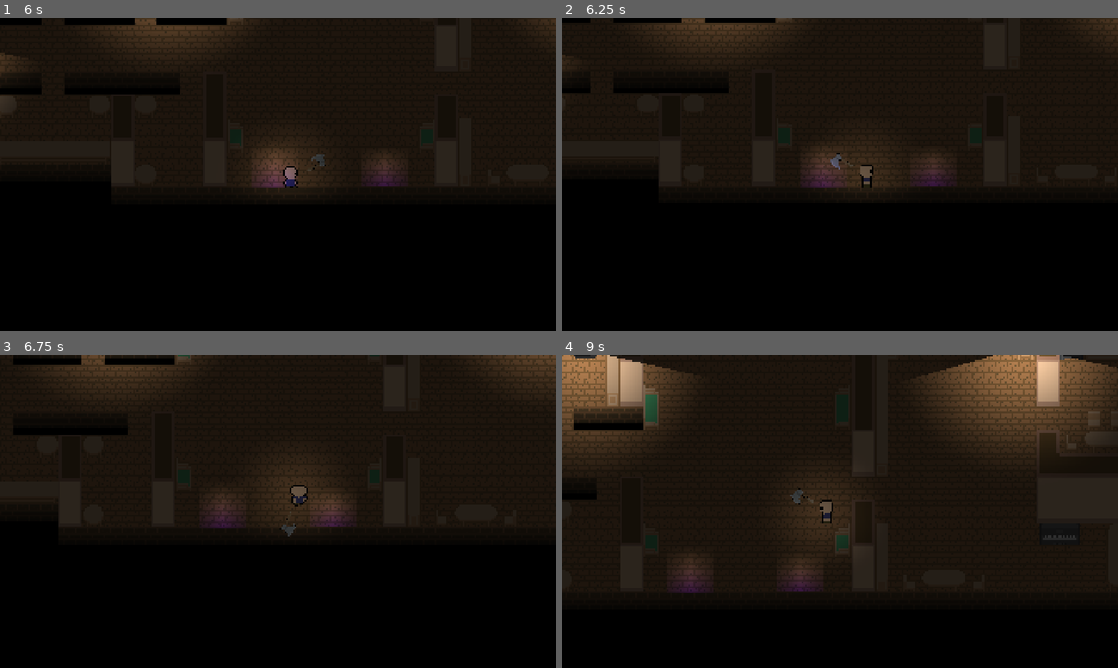
Above: before the commit, frames 1-4 (two rows, left to right).
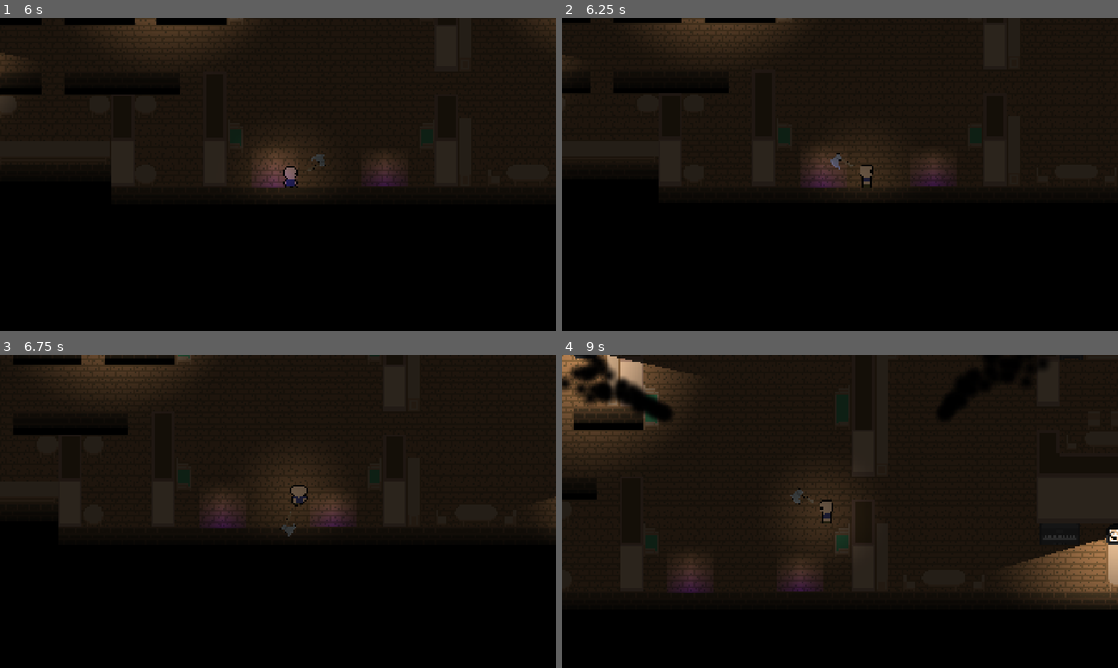
Above: after the commit, the same moments.

Repository: c-bejar/Night-of-the-Black-Spirits
Game: Godot game, scene res://Areas/House/house.tscn
Two runs of this game, one before a commit and one after it. Both use one fixed random seed, a clock stepped at 60 frames per second and the inputs below.
Inputs (mouse positions are in pixels of both pictures, inside the frame that each line leads up to):
- Up to frame 1 (6 s): tap Enter at 0.5 s; move the mouse to (400, 158) at 0.52 s; hold D (move_right) 0.53-1.28 s; click (400, 158) at 0.6 s; move the mouse to (166, 190) at 1.27 s; hold S (move_down) 1.28-2.03 s; click (166, 190) at 1.35 s; move the mouse to (333, 105) at 2.02 s; hold D (move_right) 2.03-2.78 s; click (333, 105) at 2.1 s; move the mouse to (250, 237) at 2.77 s; hold W (move_up) 2.78-3.53 s; click (250, 237) at 2.85 s; move the mouse to (444, 221) at 3.52 s; hold A (move_left) 3.53-5.03 s; click (444, 221) at 3.6 s; move the mouse to (111, 127) at 4.27 s; click (111, 127) at 4.35 s; move the mouse to (305, 174) at 5.02 s; hold S (move_down) 5.03-5.78 s; click (305, 174) at 5.1 s; move the mouse to (194, 96) at 5.77 s; hold D (move_right) from 5.78 s (still down); click (194, 96) at 5.85 s
- Up to frame 2 (6.25 s): keep holding D (move_right)
- Up to frame 3 (6.75 s): move the mouse to (400, 495) at 6.52 s; release D (move_right) at 6.53 s; hold W (move_up) from 6.53 s (still down); click (400, 495) at 6.6 s
- Up to frame 4 (9 s): move the mouse to (728, 527) at 7.27 s; release W (move_up) at 7.28 s; hold D (move_right) 7.28-8.03 s; click (728, 527) at 7.35 s; move the mouse to (895, 442) at 8.02 s; hold S (move_down) 8.03-8.78 s; click (895, 442) at 8.1 s; move the mouse to (812, 574) at 8.77 s; hold A (move_left) from 8.78 s (still down); click (812, 574) at 8.85 s

Frame 1 is identical in both runs. In frame 2, 0.2% of the frame differs, in the area x 94-100%, y 0-7%; in frame 3, 1.0%; in frame 4, 13%, in the area x 0-100%, y 0-82%.

Commit message:
add: score and signal for ui change; change: reduced timer for debug purposes

Diff:
--- a/Globals/globals.gd
+++ b/Globals/globals.gd
@@ -1,8 +1,18 @@
 extends Node
 
+signal update_score()
+
+var current_score: int = 0:
+	set(value):
+		if value > 999_999_999:
+			current_score = 999_999_999
+		else:
+			current_score = value
+		update_score.emit()
+var highest_score: int = 0
 var spawns: Array = []
 var player_pos: Vector2 = Vector2.ZERO
-var timer_amount: float = 10.0
+var timer_amount: float = 1.0
 
 func _ready() -> void:
 	var tween: PropertyTweener = self.create_tween().tween_property(self, "timer_amount", 0, 300)
